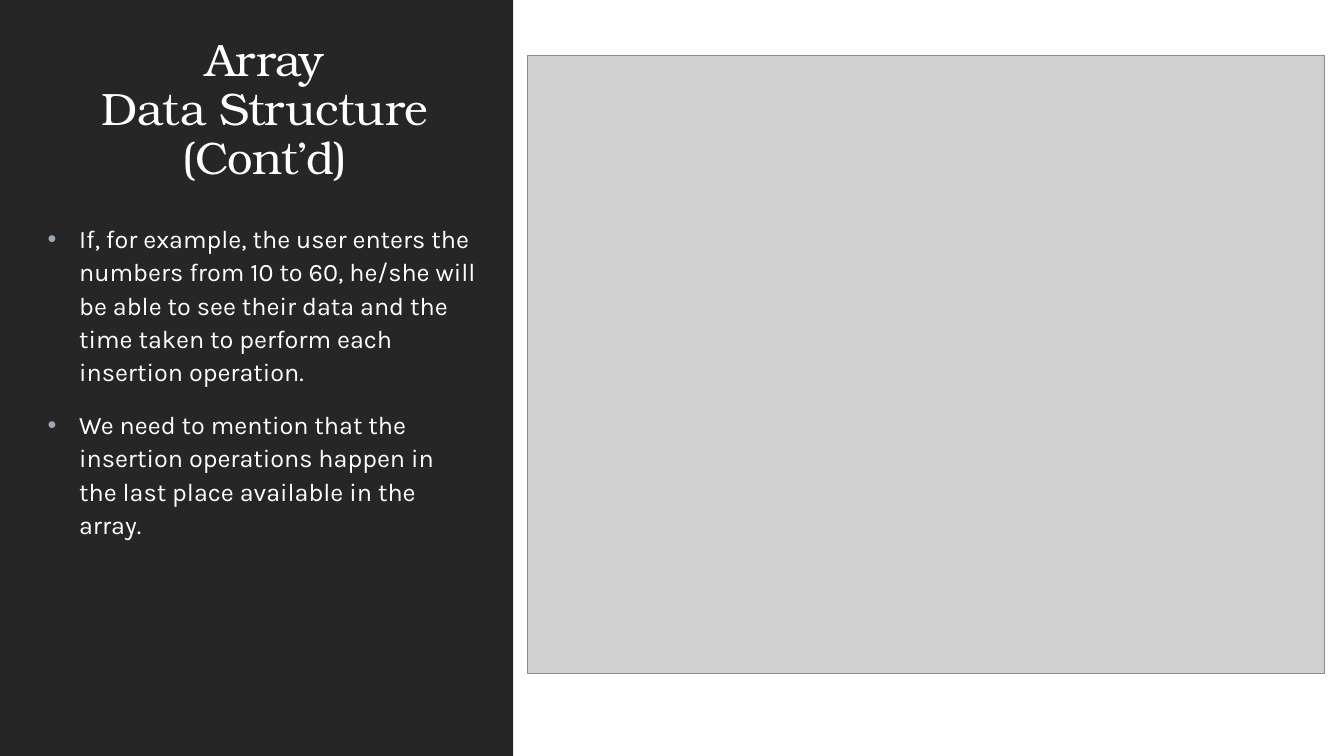
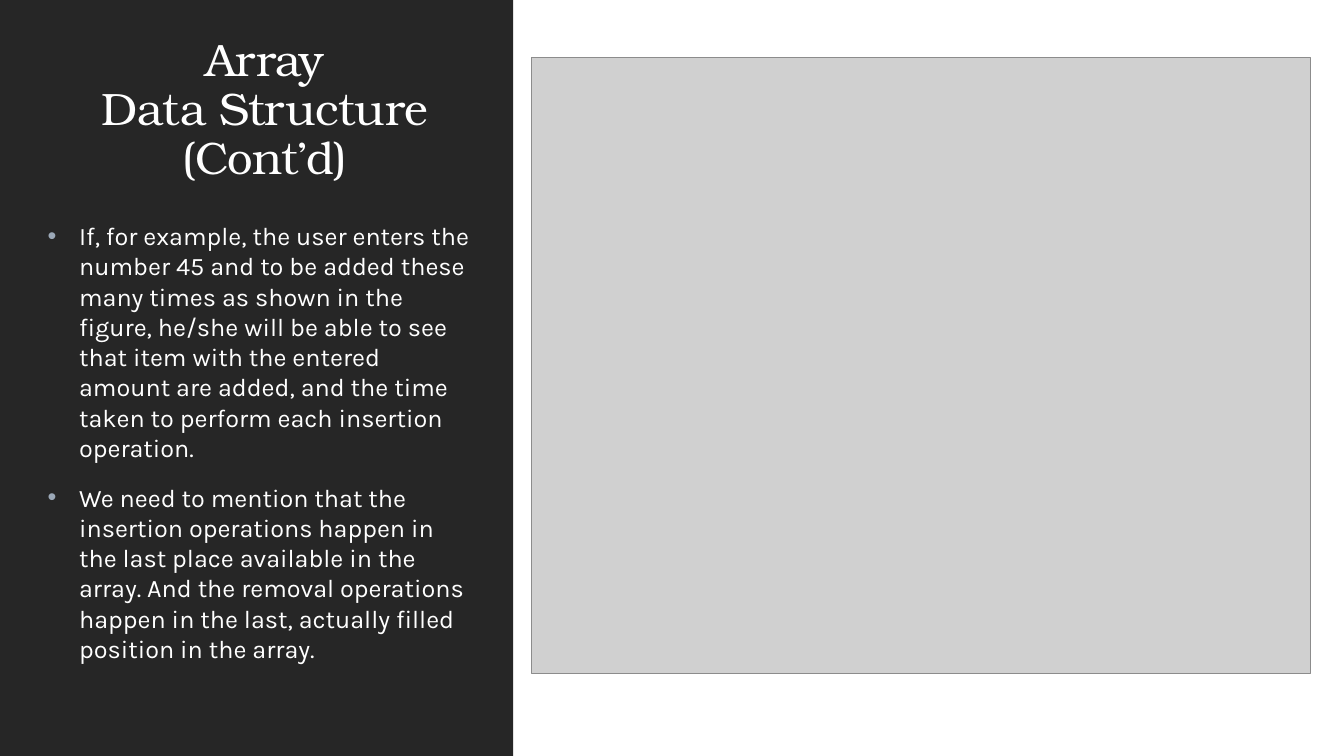
Before and after one commit to Eman-123-eng/Data-Struc.-Visualization, a slide deck: slide 6 of Data Structure Visualization.pptx. Drawn at 1344x756 pixels with LibreOffice and Linux fonts; fonts in the diff are those of the drawing; grey boxes stand for pictures. Boxes give left, top, right and bottom in pixels: in the first picture for what was removed or moved away, otherwise in the second. Text is boxed around its words. In the diff, an @@ line names an element or a change of style, - is before the commit and + after.

Commit message:
update performance

```diff
--- a/Data Structure Visualization.pptx
+++ b/Data Structure Visualization.pptx
@@ picture: place and size @@
-picture at (527,55,1325,674)
+picture at (531,57,1311,674)
@@ text at (79,227,469,664): text changed @@
-• If, for example, the user enters the numbers from 10 to 60, he/she will be able to see their data and the time taken to perform each insertion operation.
-• We need to mention that the insertion operations happen in the last place available in the array.
+• If, for example, the user enters the number 45 and to be added these many times as shown in the figure, he/she will be able to see that item with the entered amount are added, and the time taken to perform each insertion operation.
+• We need to mention that the insertion operations happen in the last place available in the array. And the removal operations happen in the last, actually filled position in the array.
```
Also in this commit, not shown: 4 other slides changed, 29 other files.
